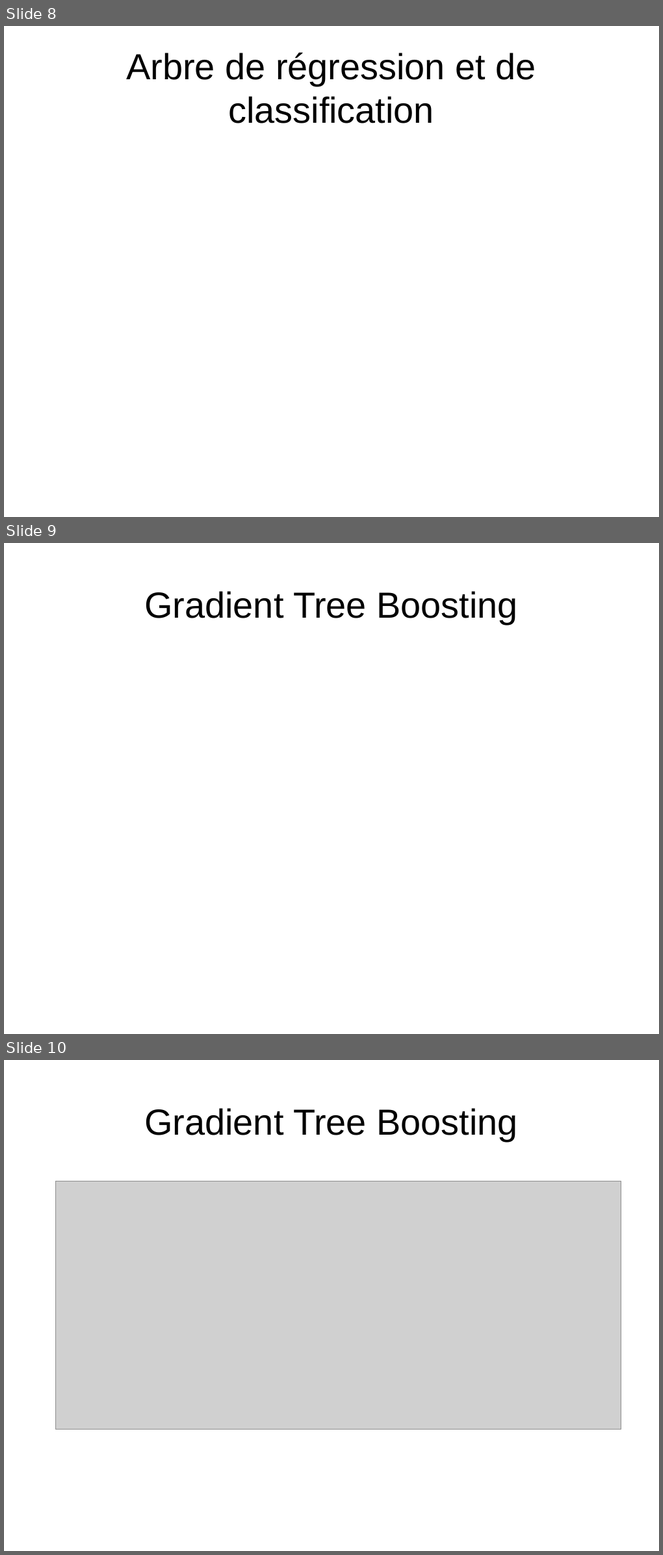
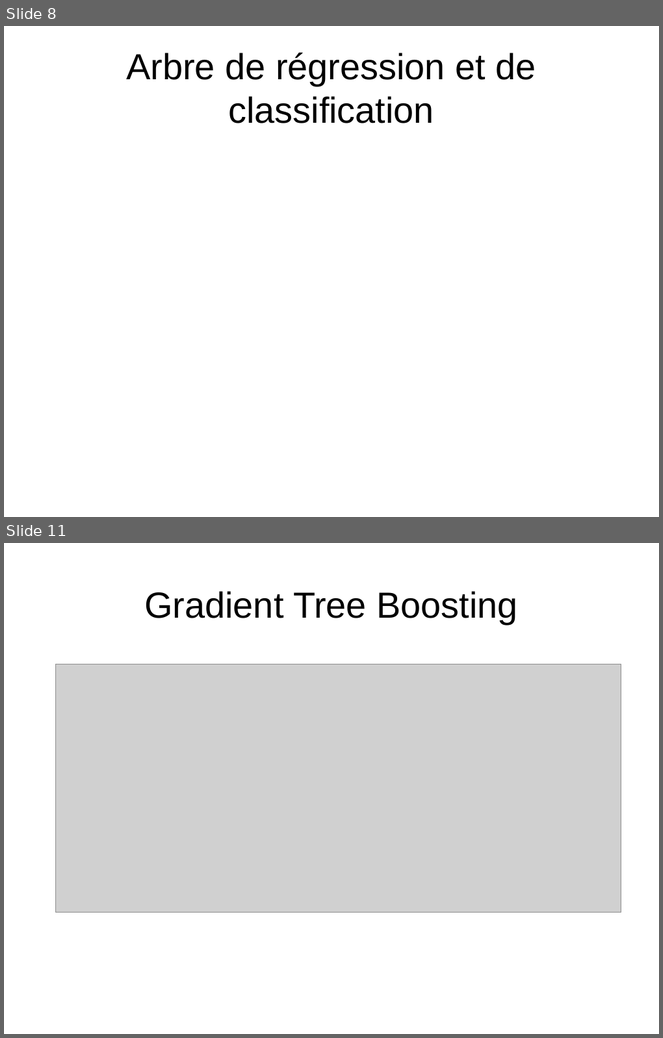
Before and after one commit to kad15/GBM, a slide deck: GBM_andreas.odp. Shown one above the other, each under a label of ours: slides 8, 9 and 10 before the commit, slides 8 and 11 after it; the slides between them are not shown. The pictures are 663x1555 and 663x1038 pixels, drawn with LibreOffice and Linux fonts; fonts in the diff are those of the drawing; grey boxes stand for pictures; background and template pictures are left out. Boxes give left, top, right and bottom in pixels: in the first picture for what was removed or moved away, otherwise in the second. Text is boxed around its words. In the diff, an @@ line names an element or a change of style, - is before the commit and + after.

```diff
--- a/GBM_andreas.odp
+++ b/GBM_andreas.odp
@@ slide 9 removed at box(4, 543, 659, 1034), background #FFFFFF @@
@@ title removed at box(144, 591, 518, 624) @@
-Gradient Tree Boosting
@@ what was slide 10 is now slide 11 @@
```
Also in this commit, not shown: 2 slides added.
